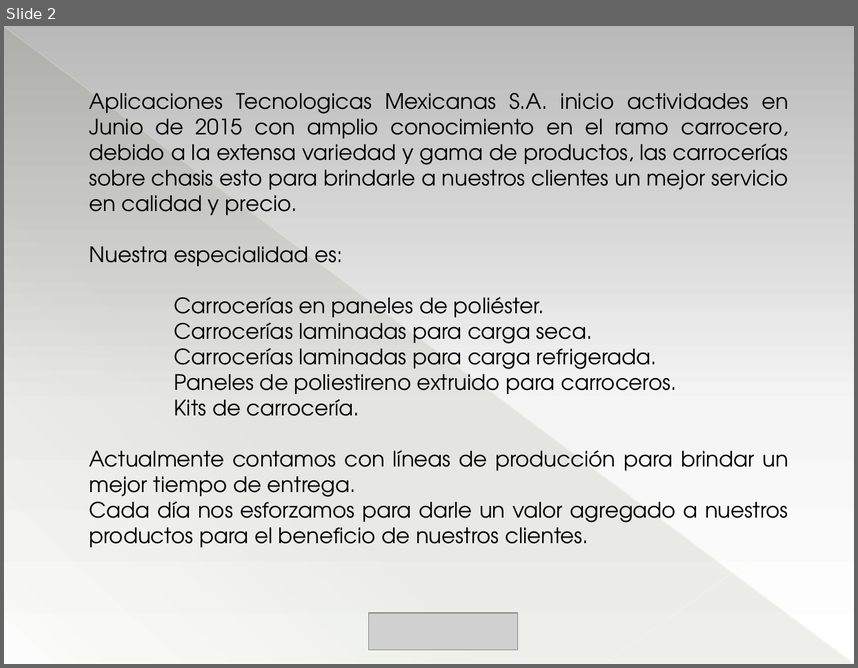
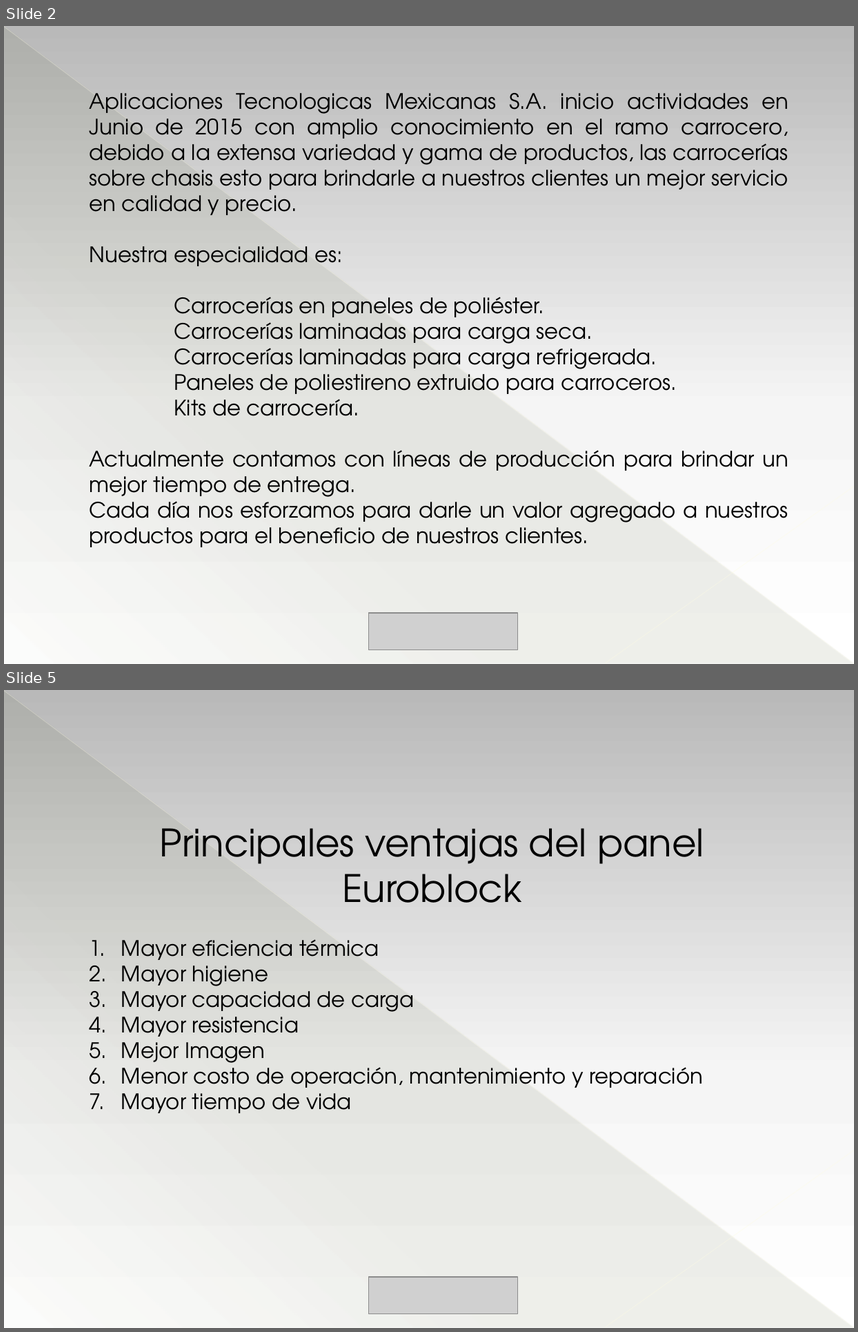
Before and after one commit to aptemex/visuales, a slide deck: Presentacion/PresentacionAptemex.pptm. Shown one above the other, each under a label of ours: slide 2 before the commit, slides 2 and 5 after it; the slides between them are not shown. The pictures are 858x668 and 858x1332 pixels, drawn with LibreOffice and Linux fonts; fonts in the diff are those of the drawing; grey boxes stand for pictures. Boxes give left, top, right and bottom in pixels: in the first picture for what was removed or moved away, otherwise in the second. Text is boxed around its words. In the diff, an @@ line names an element or a change of style, - is before the commit and + after.

```diff
--- a/Presentacion/PresentacionAptemex.pptm
+++ b/Presentacion/PresentacionAptemex.pptm
@@ slide 5 added at bbox=[4, 690, 854, 1328], background gradient #B9B9B9 to #F6F6F6 to #FFFFFF; not listed: 3 template elements that a slide beside it also shows @@
@@ text added at bbox=[121, 828, 704, 1113], 18 pt, text #000000 @@
+Principales ventajas del panel Euroblock
+1. Mayor eficiencia térmica
+2. Mayor higiene
+3. Mayor capacidad de carga
+4. Mayor resistencia
+5. Mejor Imagen
+6. Menor costo de operación, mantenimiento y reparación
+7. Mayor tiempo de vida
@@ picture added at bbox=[369, 1276, 517, 1313] @@
```
Also in this commit, not shown: 1 slide changed, 16 other slides added, 6 slides removed, 2 other files.
